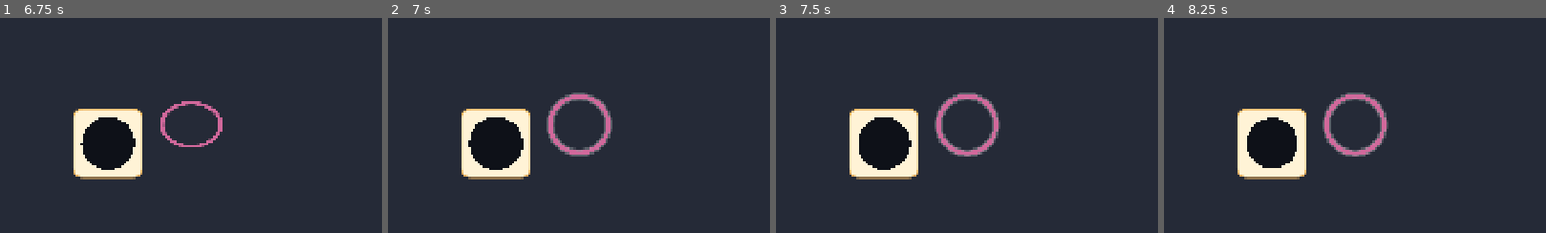
Above: before the commit, frames 1-4 (left to right).
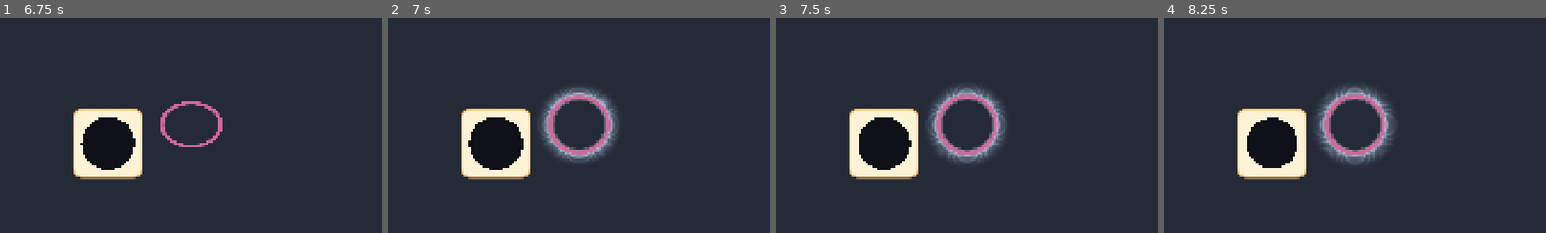
Above: after the commit, the same moments.

Repository: ooooonnnnn/Colorblind-Shape-Match
Game: Godot game, scene res://menu.tscn
Two runs of this game, one before a commit and one after it. Both use one fixed random seed, a clock stepped at 60 frames per second and the inputs below.
Inputs (mouse positions are % of the whole screen's width and height, from its top left):
- Up to frame 1 (6.75 s): click (50, 57) at 0.5 s; click (3, 5) at 1.25 s; click (50, 57) at 2 s; click (3, 5) at 2.75 s; click (50, 57) at 3.5 s; click (3, 5) at 4.25 s; tap Enter (ui_accept) at 5, 5.27, 5.75 s; move the mouse to (72, 45) at 5.02 s; click (72, 45) at 5.17 s; drag from (50, 55) to (45, 70) at 5.77 s; move the mouse to (61, 51) at 6.52 s; click (61, 51) at 6.67 s
- Up to frame 2 (7 s): no input
- Up to frame 3 (7.5 s): drag from (45, 70) to (20, 35) at 7.27 s
- Up to frame 4 (8.25 s): move the mouse to (80, 65) at 8.02 s; click (80, 65) at 8.17 s
The pictures show only the part of the screen within x 36-86%, y 26-76%; the shares and areas given below are measured in that part.

Frame 1 is identical in both runs. In frame 2, 2.1% of the frame differs, in the area x 39-61%, y 32-68%; in frame 3, 2.2%; in frame 4, 2.4%, in the area x 39-61%, y 31-69%.

Commit message:
Speed up level endings and glow around picked-up pieces
- Cleared levels move on after 1.0s instead of 1.8s, timed-out ones after
  0.8s instead of 1.2s; the cheer star springs in faster and untwists
  while it bounces instead of after
- A faint bluish-white glow follows the outline of a dragged or selected
  piece, drawn above the dots and starting outside the piece's outline so
  the dots that draw the piece stay uncovered

Co-Authored-By: Claude Opus 5.5 (1M context) <noreply@anthropic.com>

Diff:
--- a/scripts/effects.gd
+++ b/scripts/effects.gd
@@ -6,12 +6,16 @@
 
 const COLORS := [Color("ffd166"), Color("ff8fab"), Color("8fd3ff"), Color("b8f2a6"), Color("cdb4ff"), Color.WHITE]
 const GRAVITY := 900.0  # px/s², confetti only
+const GLOW_REACH := 22.0  # how far the glow fades out past a piece's outline, in 100x100 box units
+const GLOW_COLOR := Color(0.75, 0.88, 1.0)  # white with a touch of blue
+const GLOW_BANDS := 8
 
 ## Each: {pos, vel, spin, angle, size, color, life, age, star, falls}
 var _particles: Array[Dictionary] = []
 var _canvas := Node2D.new()
 var _star_node: Node2D
 var _star_tween: Tween
+var _glowing: ShapeView  # the picked-up piece, or null
 
 
 func _ready() -> void:
@@ -53,6 +57,7 @@
 	_star_node = Node2D.new()
 	_star_node.position = center
 	_star_node.scale = Vector2.ZERO
+	_star_node.rotation = -0.4
 	_star_node.draw.connect(func():
 		var points := Icons.star(side / 2, side * 0.24)
 		_star_node.draw_colored_polygon(points, Color("ffd166"))
@@ -64,11 +69,12 @@
 		_star_node.draw_arc(Vector2(0, side * 0.04), side * 0.07, 0.2, PI - 0.2, 16, Icons.INK, side * 0.025, true)
 	)
 	add_child(_star_node)
+	# Untwist while it springs in; bound to the star so it dies with it.
+	_star_node.create_tween().set_trans(Tween.TRANS_SINE).set_ease(Tween.EASE_OUT).tween_property(_star_node, "rotation", 0.0, 0.32)
 	_star_tween = create_tween().set_trans(Tween.TRANS_SINE).set_ease(Tween.EASE_OUT)
 	# Squash and stretch on the way in, then settle.
 	for s in [Vector2(1.3, 0.8), Vector2(0.9, 1.15), Vector2(1.05, 0.97), Vector2.ONE]:
-		_star_tween.tween_property(_star_node, "scale", s, 0.12)
-	_star_tween.parallel().tween_property(_star_node, "rotation", 0.0, 0.48).from(-0.4)
+		_star_tween.tween_property(_star_node, "scale", s, 0.08)
 	if stay:
 		_star_tween.tween_callback(func():
 			_star_tween = create_tween().set_loops().set_trans(Tween.TRANS_SINE).set_ease(Tween.EASE_IN_OUT)
@@ -81,6 +87,14 @@
 		_star_tween.tween_callback(clear_star)
 
 
+## A faint bluish-white glow hugging a picked-up piece, so it is easy to keep track
+## of. It starts just outside the piece's outline, so the dots that draw the
+## piece stay uncovered.
+func glow(view: ShapeView) -> void:
+	_glowing = view
+	_canvas.queue_redraw()
+
+
 func clear_star() -> void:
 	if _star_tween:
 		_star_tween.kill()
@@ -90,6 +104,10 @@
 
 
 func _process(delta: float) -> void:
+	if _glowing and not is_instance_valid(_glowing):
+		_glowing = null
+	if _glowing:
+		_canvas.queue_redraw()  # follows the piece as it moves and scales
 	if _particles.is_empty():
 		return
 	for p in _particles:
@@ -107,6 +125,14 @@
 
 
 func _draw_particles() -> void:
+	if _glowing:
+		var px := _glowing.size.x / 100.0 * _glowing.visual_scale  # canvas px per box unit
+		var reach := GLOW_REACH * (1.0 + 0.1 * sin(Time.get_ticks_msec() / 160.0))
+		var band := reach / GLOW_BANDS
+		for i in GLOW_BANDS:
+			var f := float(i) / GLOW_BANDS
+			for loop in _glowing.outline_around(ShapeView.PIECE_OUTLINE / 2 + band * (i + 0.5)):
+				_canvas.draw_polyline(loop, Color(GLOW_COLOR, 0.42 * (1.0 - f) * (1.0 - f)), band * px + 1.0, true)
 	for p in _particles:
 		var fade := clampf((p.life - p.age) / 0.3, 0.0, 1.0)
 		var color: Color = p.color
--- a/scripts/main.gd
+++ b/scripts/main.gd
@@ -237,11 +237,11 @@
 func end_level(cleared: bool) -> void:
 	transitioning = true
 	deselect()
-	var delay := 1.2
+	var delay := 0.8
 	if cleared:
-		delay = 1.8
+		delay = 1.0
 		var rect := board.get_global_rect()
-		effects.cheer(rect.get_center(), minf(rect.size.x, rect.size.y) * 0.4, 1.1)
+		effects.cheer(rect.get_center(), minf(rect.size.x, rect.size.y) * 0.4, 0.4)
 		effects.confetti(rect)
 		fanfare.play()
 	else:
@@ -322,6 +322,7 @@
 	deselect()
 	selected = p
 	p.selected = true
+	effects.glow(p)
 	p.scale_to(1.12)
 
 
@@ -329,6 +330,7 @@
 	if selected:
 		selected.selected = false
 		selected.scale_to(1.0)
+		effects.glow(null)
 	selected = null
 
 
@@ -394,6 +396,7 @@
 			drag.moved = true
 			deselect()
 			p.dragging = true
+			effects.glow(p)
 			p.z_index = 3
 			p.scale_to(1.08)
 		if drag.moved:
@@ -409,6 +412,7 @@
 		return
 
 	p.dragging = false
+	effects.glow(null)
 	p.z_index = 2
 	p.scale_to(1.0)
 	if transitioning:
--- a/scripts/shape_view.gd
+++ b/scripts/shape_view.gd
@@ -216,11 +216,28 @@
 		draw_circle(v, PIECE_OUTLINE / 2, color)
 
 
+## The outline grown outward by offset (in 100x100 box units), closed and
+## placed on the canvas as currently drawn, moves and squashes included.
+func outline_around(offset: float) -> Array[PackedVector2Array]:
+	var to_canvas := get_global_transform() * _shape_transform()
+	var loops: Array[PackedVector2Array] = []
+	for grown in Geometry2D.offset_polygon(_points, offset, Geometry2D.JOIN_ROUND):
+		var loop := to_canvas * grown
+		loop.append(loop[0])
+		loops.append(loop)
+	return loops
+
+
+func _shape_transform() -> Transform2D:
+	var k := size.x / 100.0
+	return Transform2D(tilt, Vector2(1 + squash, 1 - squash) * k * visual_scale * breath, 0, size / 2 + Vector2(shake_offset, 0))
+
+
 func _draw() -> void:
 	if _points.is_empty():
 		return
 	var k := size.x / 100.0
-	draw_set_transform(size / 2 + Vector2(shake_offset, 0), tilt, Vector2(1 + squash, 1 - squash) * k * visual_scale * breath)
+	draw_set_transform_matrix(_shape_transform())
 	var outline := _points.duplicate()
 	outline.append(_points[0])
 
